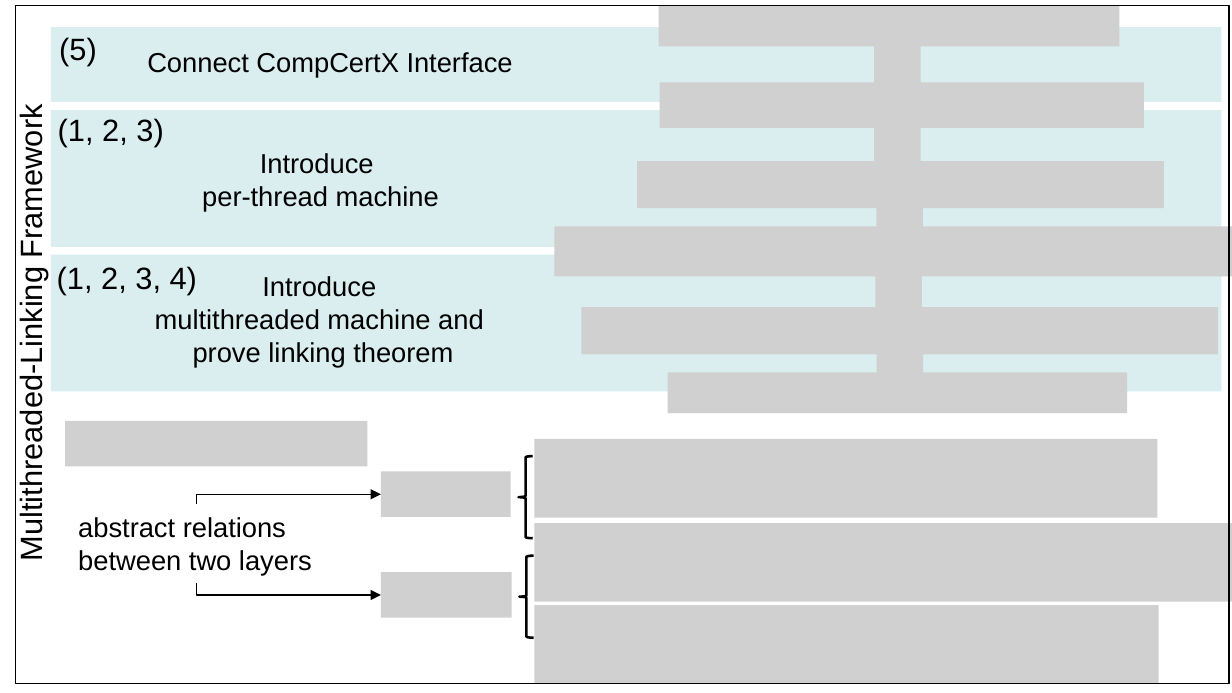
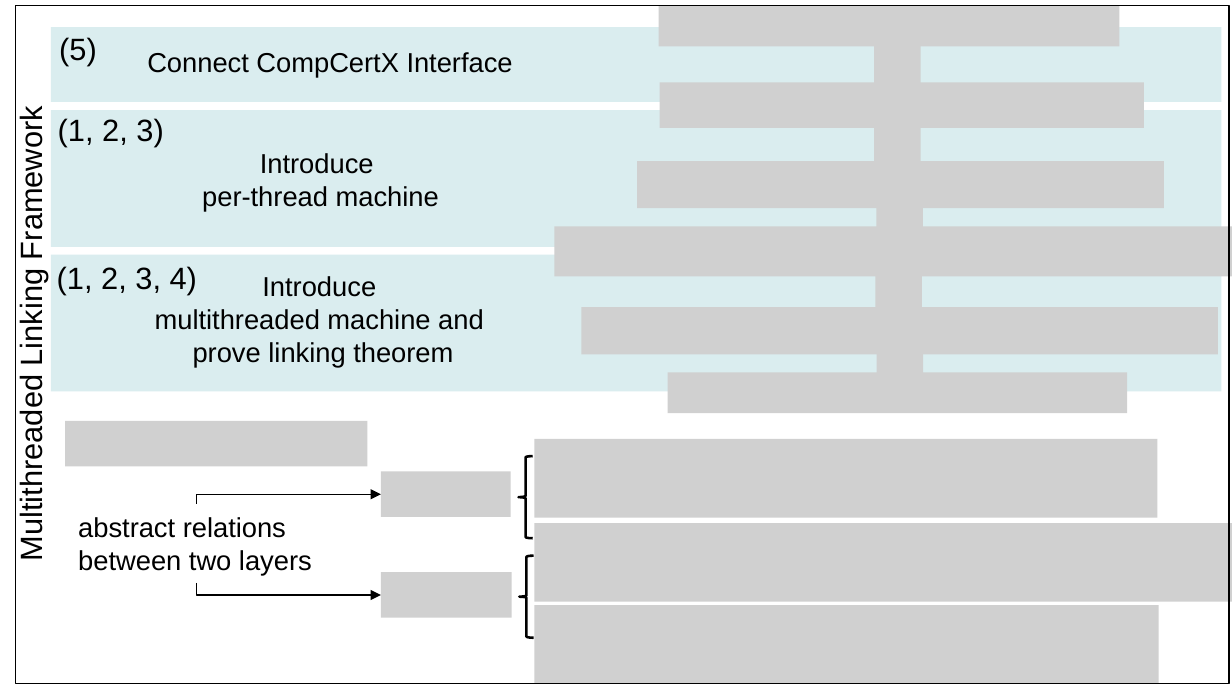
Before and after one commit to jieungkim/phd_thesis, a slide deck: slide 2 of figs/conlink/concurrent_linking.pptx. Drawn at 1232x693 pixels with LibreOffice and Linux fonts; fonts in the diff are those of the drawing; grey boxes stand for pictures. Boxes give left, top, right and bottom in pixels: in the first picture for what was removed or moved away, otherwise in the second. Text is boxed around its words. In the diff, an @@ line names an element or a change of style, - is before the commit and + after.

```diff
--- a/figs/conlink/concurrent_linking.pptx
+++ b/figs/conlink/concurrent_linking.pptx
@@ text at (14, 121, 48, 556): text changed @@
-Multithreaded-Linking Framework
+Multithreaded Linking Framework
```
Also in this commit, not shown: 1 other slide changed, 23 other files.
